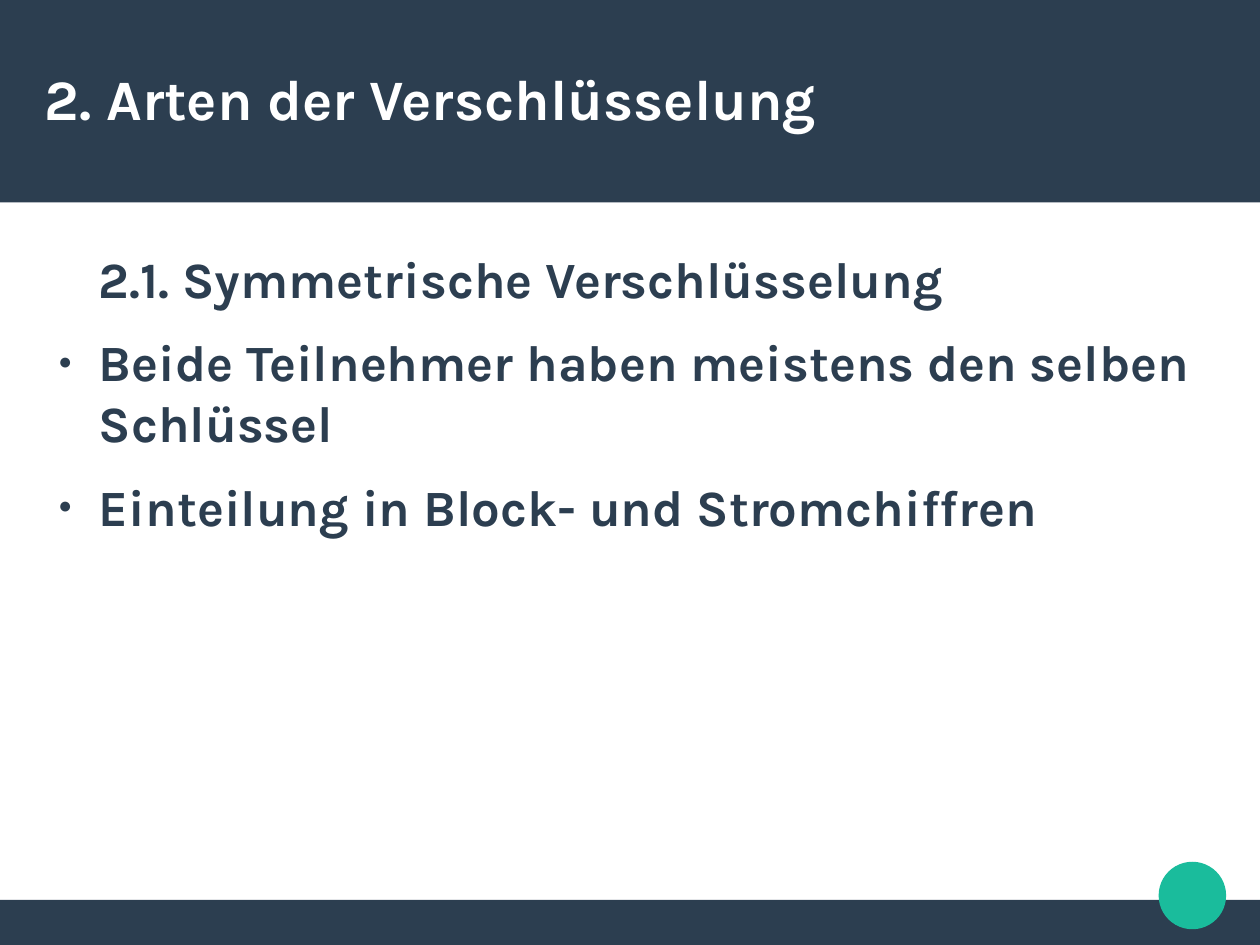
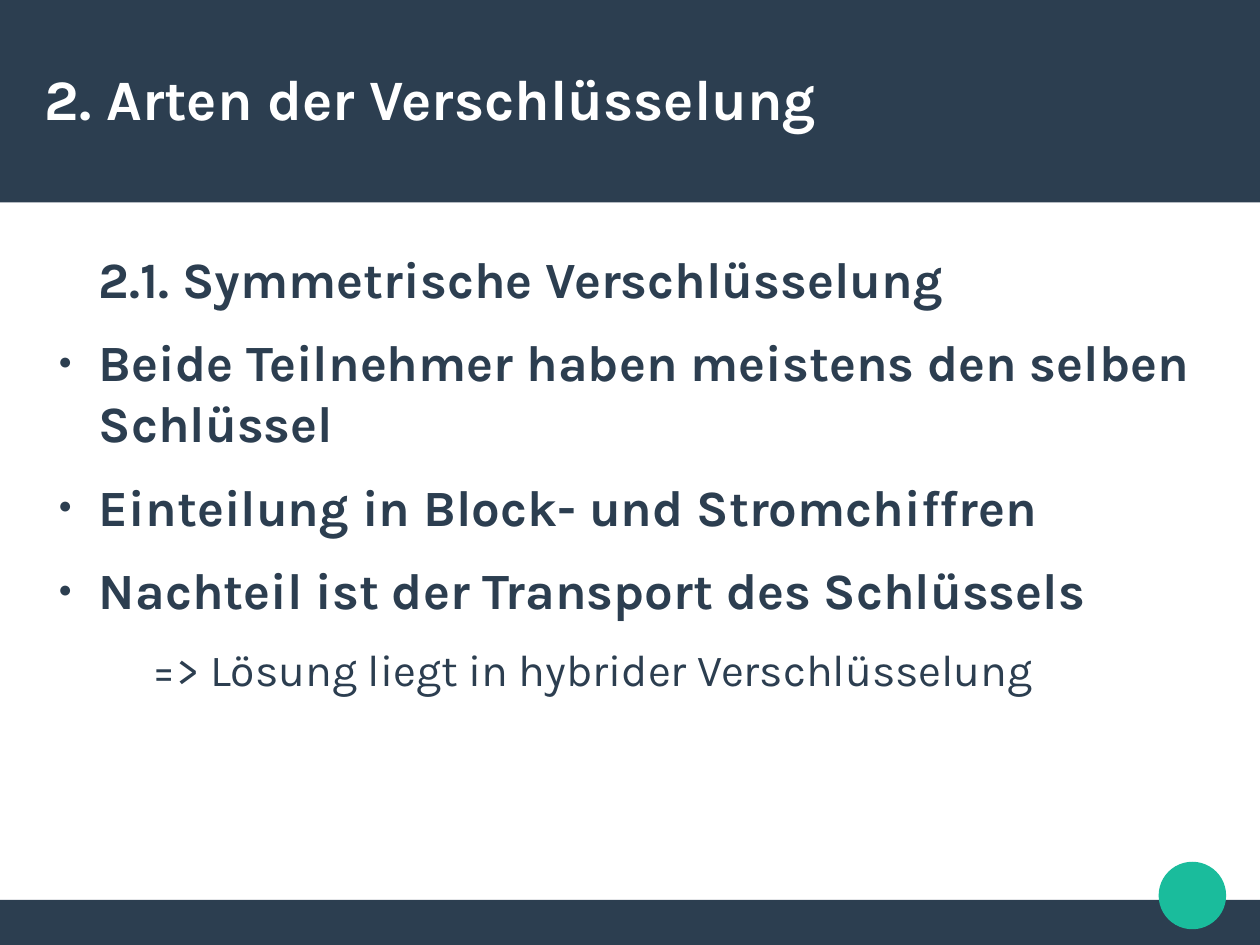
Before and after one commit to Mofiche/KL, a slide deck: slide 4 of PräKL.odp. Drawn at 1260x945 pixels with LibreOffice and Linux fonts; fonts in the diff are those of the drawing. Boxes give left, top, right and bottom in pixels: in the first picture for what was removed or moved away, otherwise in the second. Text is boxed around its words. In the diff, an @@ line names an element or a change of style, - is before the commit and + after.

```diff
--- a/PräKL.odp
+++ b/PräKL.odp
@@ text at [99,573,1085,697]: paragraphs added @@
+● Nachteil ist der Transport des Schlüssels
+  => Lösung liegt in hybrider Verschlüsselung
```
Also in this commit, not shown: 2 slides added, 9 other files.
